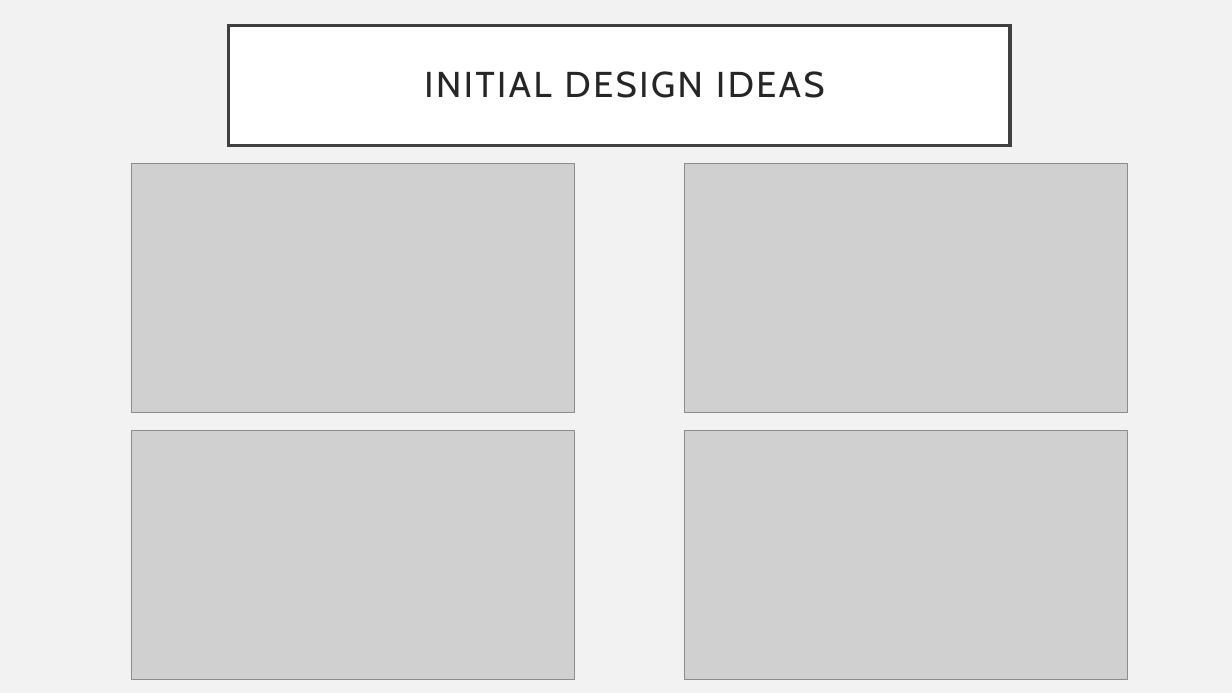
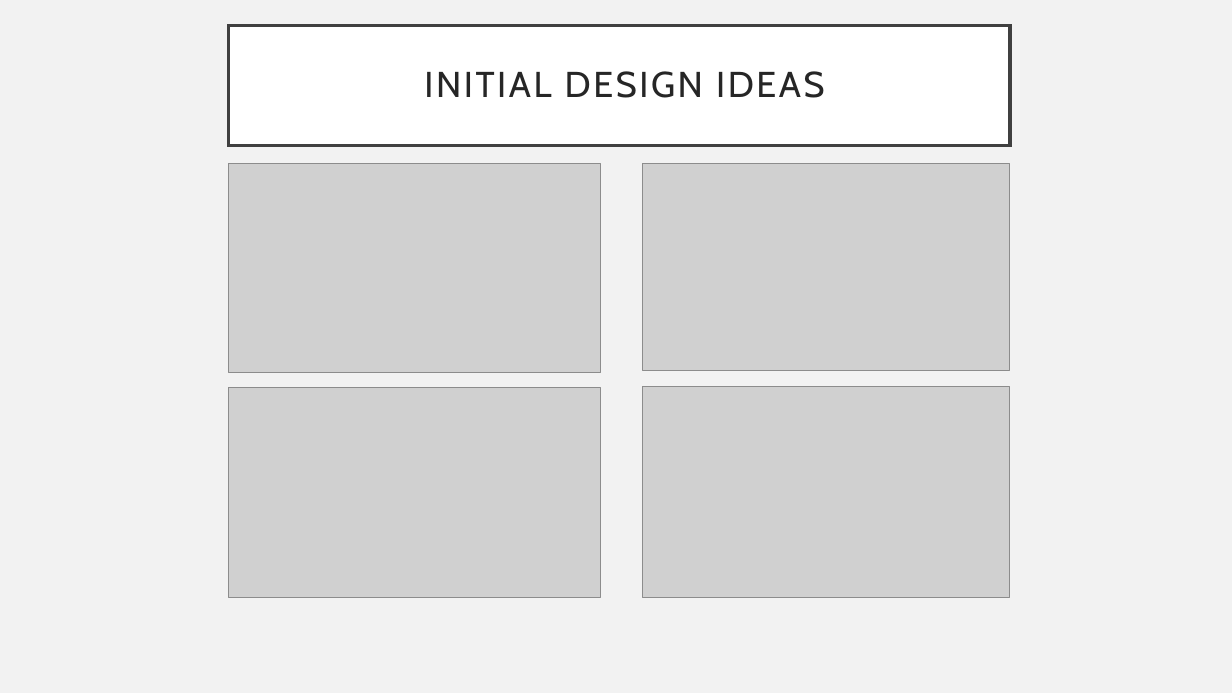
Before and after one commit to Risch1997/IIT-Project, a slide deck: slide 7 of OUR PRESENTATION.pptx (slide 5 before the commit). Drawn at 1232x693 pixels with LibreOffice and Linux fonts; fonts in the diff are those of the drawing; grey boxes stand for pictures. Boxes give left, top, right and bottom in pixels: in the first picture for what was removed or moved away, otherwise in the second. Text is boxed around its words. In the diff, an @@ line names an element or a change of style, - is before the commit and + after.

```diff
--- a/OUR PRESENTATION.pptx
+++ b/OUR PRESENTATION.pptx
@@ picture: place and size @@
-picture at [132, 164, 576, 413]
+picture at [229, 164, 601, 372]
@@ picture: place and size @@
-picture at [685, 164, 1128, 413]
+picture at [642, 164, 1010, 371]
@@ picture: place and size @@
-picture at [132, 431, 576, 680]
+picture at [229, 388, 602, 598]
@@ picture: place and size @@
-picture at [685, 431, 1128, 680]
+picture at [642, 387, 1010, 597]
```
Also in this commit, not shown: 7 other slides changed, 5 slides added, 4 other files.
